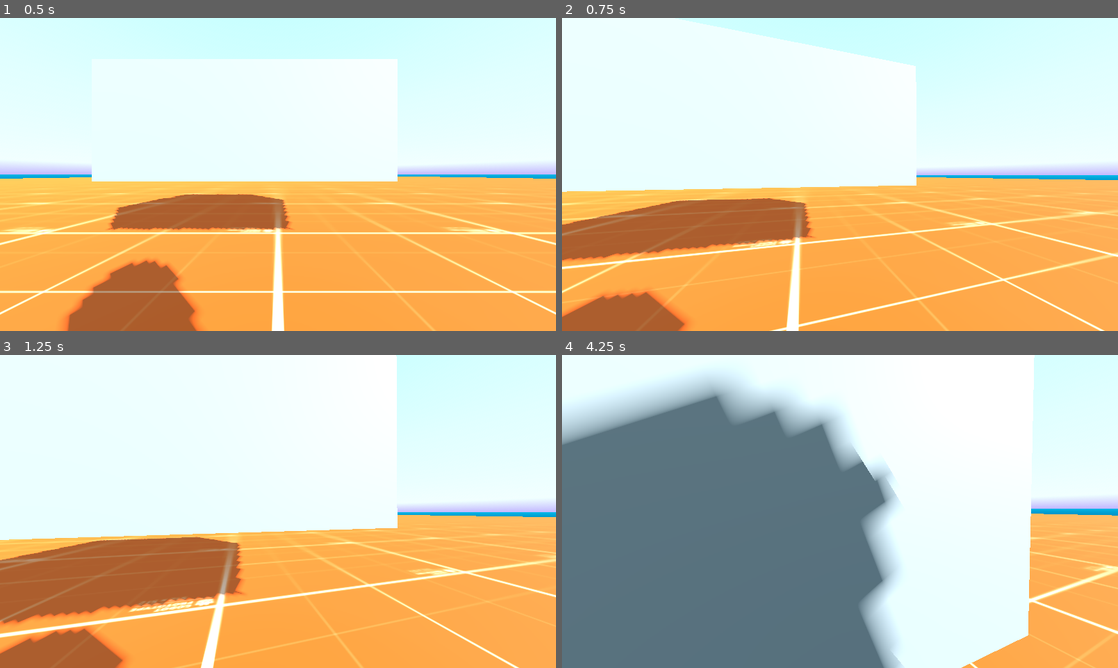
Above: before the commit, frames 1-4 (two rows, left to right).
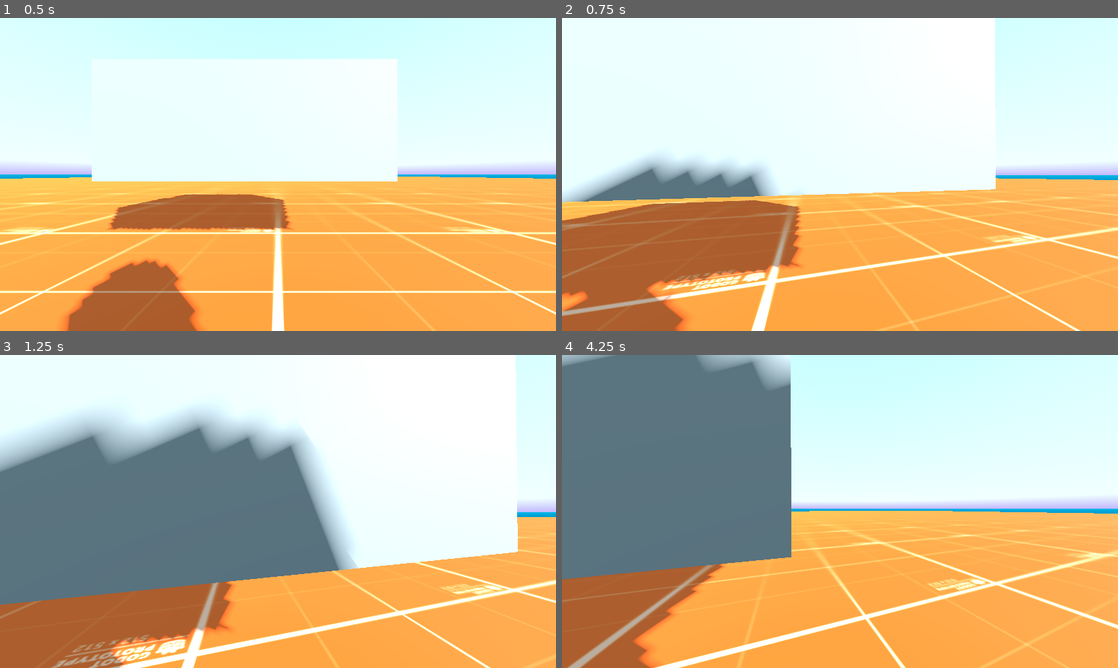
Above: after the commit, the same moments.

Repository: init-Sense/octant
Game: Godot game, scene res://scenes/octagon.tscn
Same seed, same stepped clock (60 frames per second), same inputs: the game is played once before the commit and once after it. A sky picture missing from this copy of the repository is replaced by a grey-blue gradient.
Inputs (mouse positions are in pixels of both pictures, inside the frame that each line leads up to):
- Up to frame 1 (0.5 s): no input
- Up to frame 2 (0.75 s): tap Enter at 0.5 s; move the mouse to (867, 174) at 0.52 s; hold W (move_forward) from 0.53 s (still down); hold Shift (sprint) from 0.53 s (still down); click (867, 174) at 0.67 s
- Up to frame 3 (1.25 s): keep holding W (move_forward); keep holding Shift (sprint)
- Up to frame 4 (4.25 s): keep holding W (move_forward); move the mouse to (812, 511) at 1.27 s; release Shift (sprint) at 1.28 s; tap Shift (sprint) at 1.35, 2.85 s; click (812, 511) at 1.42 s; move the mouse to (851, 505) at 2.02 s; hold Shift (sprint) 2.03-2.78 s; click (851, 505) at 2.17 s; move the mouse to (834, 517) at 2.77 s; click (834, 517) at 2.92 s; move the mouse to (878, 514) at 3.52 s; hold Shift (sprint) from 3.53 s (still down); click (878, 514) at 3.67 s; tap Space (debug_jump, bound only before the commit) at 4.15 s

Frame 1 is identical in both runs. In frame 2, 24% of the frame differs, in the area x 0-100%, y 0-100%; in frame 3, 52%; in frame 4, 60%.

Commit message:
refactor: polished inputs

Diff:
--- a/project.godot
+++ b/project.godot
@@ -25,11 +25,13 @@
 move_forward={
 "deadzone": 0.5,
 "events": [Object(InputEventKey,"resource_local_to_scene":false,"resource_name":"","device":-1,"window_id":0,"alt_press …(192 unchanged characters)…
+, Object(InputEventMouseButton,"resource_local_to_scene":false,"resource_name":"","device":-1,"window_id":0,"alt_pressed":false,"shift_pressed":false,"ctrl_pressed":false,"meta_pressed":false,"button_mask":1,"position":Vector2(217, 7),"global_position":Vector2(229, 64),"factor":1.0,"button_index":1,"canceled":false,"pressed":true,"double_click":false,"script":null)
 ]
 }
 move_backward={
 "deadzone": 0.5,
 "events": [Object(InputEventKey,"resource_local_to_scene":false,"resource_name":"","device":-1,"window_id":0,"alt_press …(192 unchanged characters)…
+, Object(InputEventMouseButton,"resource_local_to_scene":false,"resource_name":"","device":-1,"window_id":0,"alt_pressed":false,"shift_pressed":false,"ctrl_pressed":false,"meta_pressed":false,"button_mask":2,"position":Vector2(307, 6),"global_position":Vector2(319, 63),"factor":1.0,"button_index":2,"canceled":false,"pressed":true,"double_click":false,"script":null)
 ]
 }
 move_left={
@@ -57,7 +59,7 @@
 "events": [Object(InputEventKey,"resource_local_to_scene":false,"resource_name":"","device":-1,"window_id":0,"alt_press …(195 unchanged characters)…
 ]
 }
-debug_jump={
+jump={
 "deadzone": 0.5,
 "events": [Object(InputEventKey,"resource_local_to_scene":false,"resource_name":"","device":-1,"window_id":0,"alt_press …(191 unchanged characters)…
 ]
--- a/scripts/player/inputs.gd
+++ b/scripts/player/inputs.gd
@@ -6,30 +6,28 @@
 
 
 func _input(event) -> void:
-	if event is InputEventMouseButton:
-		#region MOVEMENT
-		if event.button_index == MOUSE_BUTTON_LEFT:
-			if event.pressed:
-				player.set_movement_forward()
-		elif event.button_index == MOUSE_BUTTON_RIGHT:
-			if event.pressed:
-				player.set_movement_backward()
-		if event.button_index in [MOUSE_BUTTON_LEFT, MOUSE_BUTTON_RIGHT] and event.is_released():
-			player.set_movement_still()
-		#endregion
+	#region MOVEMENT
+	if Input.is_action_just_pressed("move_forward"):
+		player.set_movement_forward()
+	if Input.is_action_just_pressed("move_backward"):
+		player.set_movement_backward()
+	if Input.is_action_just_pressed("move_forward") and Input.is_action_just_pressed("move_backward"):
+		player.set_action_jumping()
+	if Input.is_action_just_released("move_forward") or Input.is_action_just_released("move_backward"):
+		player.set_movement_still()
+
+	#endregion
 
 
-		#region JUMP
-		if event.button_index == MOUSE_BUTTON_MIDDLE and event.is_released():
-			player.set_action_jumping()
-		#endregion
+	#region JUMP
+	if Input.is_action_just_released("jump"):
+		player.set_action_jumping()
+	#endregion
 
-	if Input.is_action_pressed('debug_jump'):
-		player.set_action_jumping()
 
 	#region SPRINT
-	if event.is_action_pressed("sprint"):
+	if Input.is_action_just_pressed("sprint"):
 		player.set_action_sprinting()
-	elif event.is_action_released("sprint"):
+	elif Input.is_action_just_released("sprint"):
 		player.set_action_grounded()
 	#endregion
Not shown: 1 places in scenes/player/player.tscn that only renumber resources
